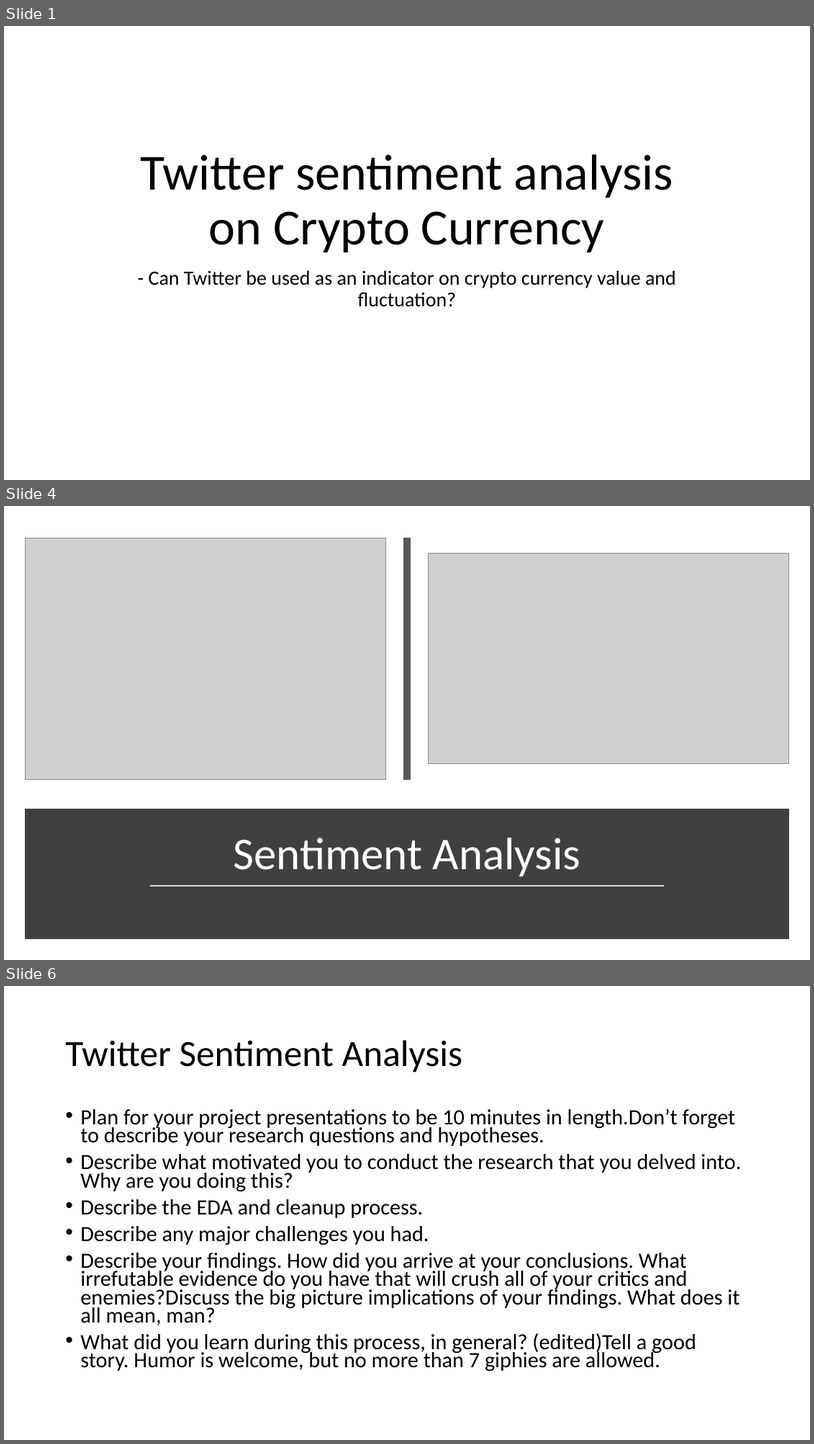
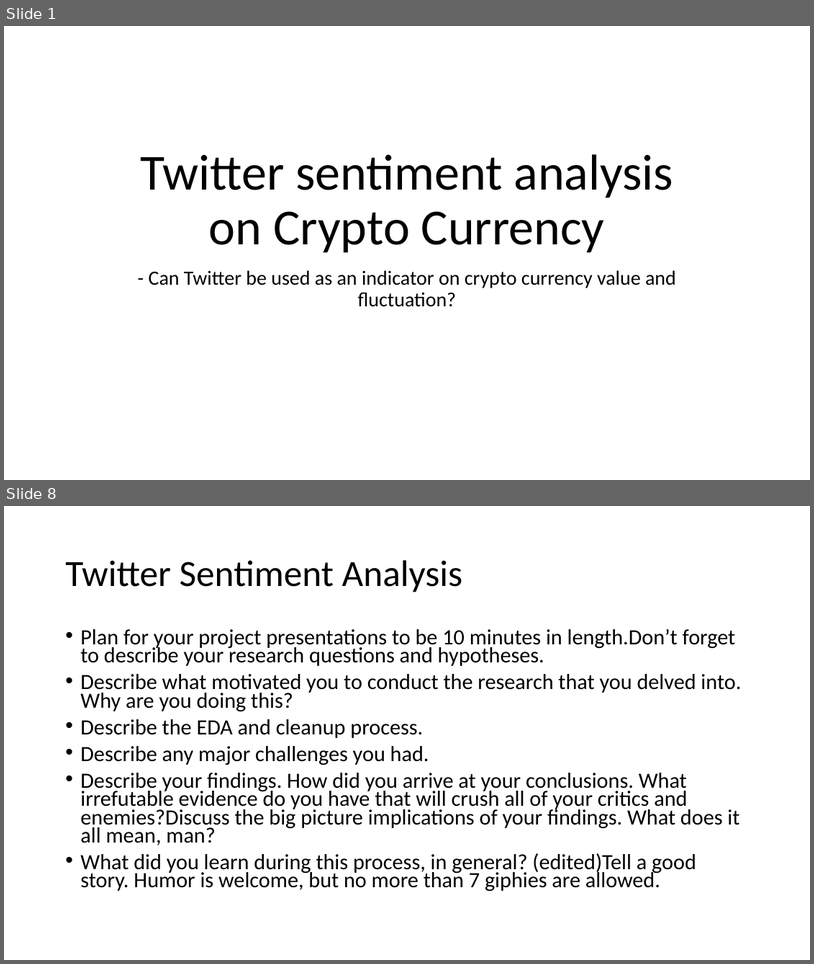
Before and after one commit to Erik-AR/cryptoproject, a slide deck: presentation cyptoproject.pptx. Shown one above the other, each under a label of ours: slides 1, 4 and 6 before the commit, slides 1 and 8 after it; the slides between them are not shown. The pictures are 814x1444 and 814x964 pixels, drawn with LibreOffice and Linux fonts; fonts in the diff are those of the drawing; grey boxes stand for pictures. Boxes give left, top, right and bottom in pixels: in the first picture for what was removed or moved away, otherwise in the second. Text is boxed around its words. In the diff, an @@ line names an element or a change of style, - is before the commit and + after.

```diff
--- a/presentation cyptoproject.pptx
+++ b/presentation cyptoproject.pptx
@@ slide 4 removed at <box>4,506,810,960</box>, background #FFFFFF @@
@@ picture removed at <box>25,538,386,779</box> @@
@@ line removed from (407, 538) to (407, 780) @@
@@ picture removed at <box>429,554,790,764</box> @@
@@ rectangle removed at <box>28,813,786,935</box> @@
@@ title removed at <box>233,837,581,876</box> @@
-Sentiment Analysis
@@ line removed from (150, 886) to (665, 886) @@
@@ what was slide 6 is now slide 8 @@
```
Also in this commit, not shown: 3 slides changed, 3 slides added, 1 other file.
